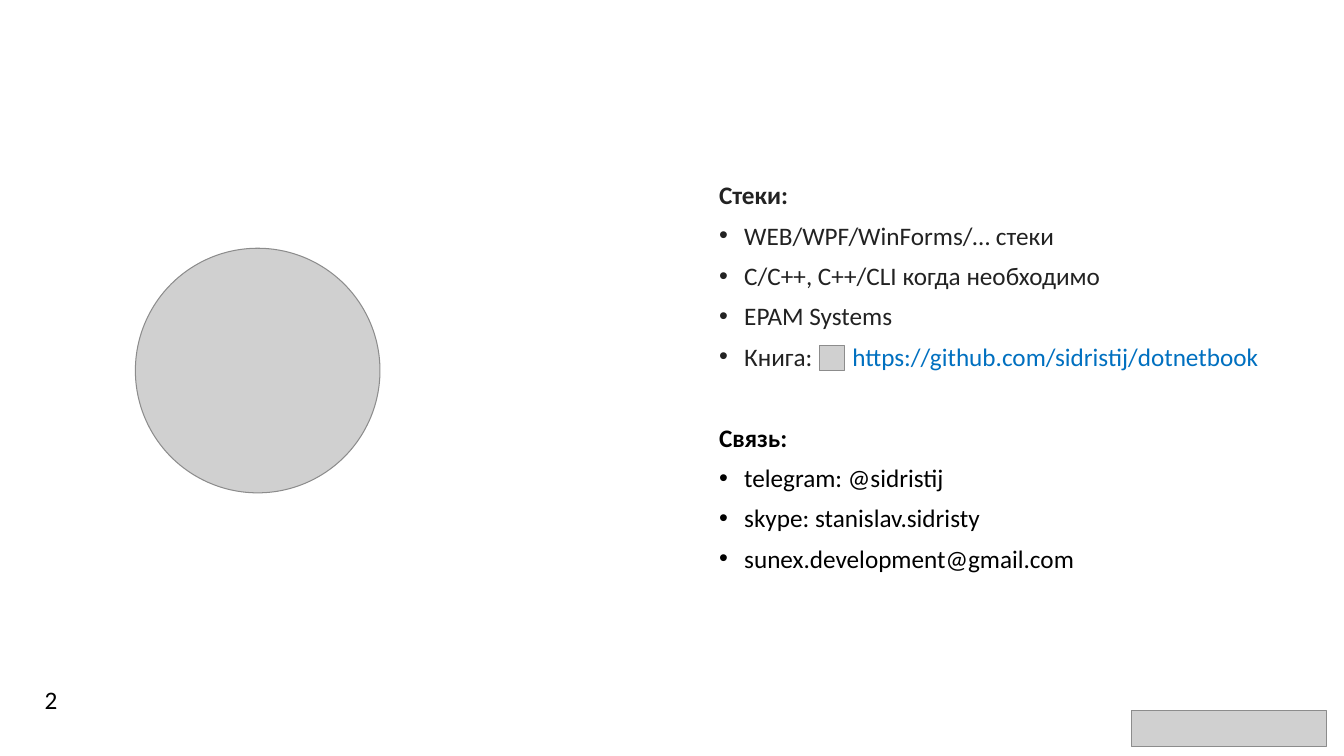
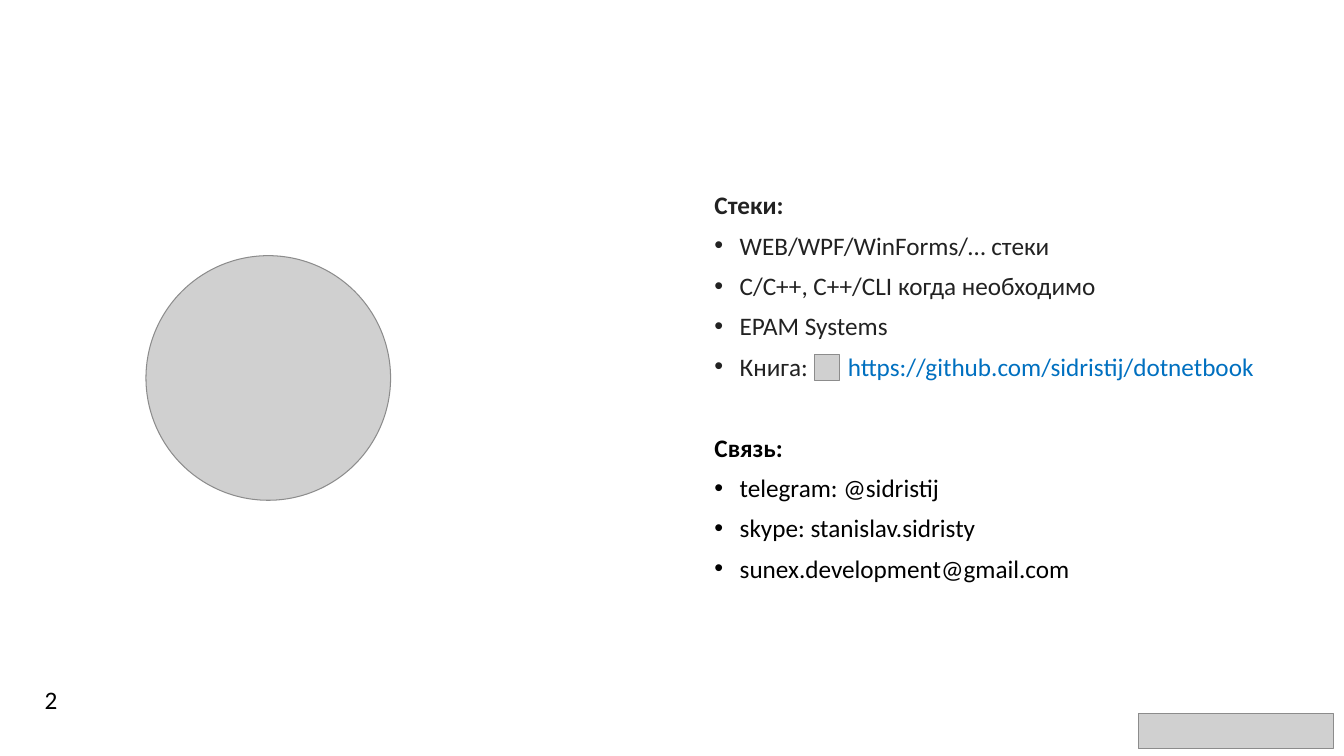
Before and after one commit to sidristij/2019, a slide deck: slide 2 of Presentations/2. GC-Memory management layers.pptx. Drawn at 1344x756 pixels with LibreOffice and Linux fonts; fonts in the diff are those of the drawing; grey boxes stand for pictures; background and template pictures are left out. Boxes give left, top, right and bottom in pixels: in the first picture for what was removed or moved away, otherwise in the second. Text is boxed around its words. In the diff, an @@ line names an element or a change of style, - is before the commit and + after.

```diff
--- a/Presentations/2. GC-Memory management layers.pptx
+++ b/Presentations/2. GC-Memory management layers.pptx
@@ text "Стеки:": place and size @@
-text "Стеки:" at bbox=[719, 187, 1258, 573]
+text "Стеки:" at bbox=[714, 197, 1254, 583]
@@ picture: place and size @@
-picture at bbox=[135, 248, 380, 493]
+picture at bbox=[146, 256, 391, 501]
@@ picture: place and size @@
-picture at bbox=[820, 346, 845, 371]
+picture at bbox=[815, 355, 840, 380]
@@ picture: place and size @@
-picture at bbox=[1131, 711, 1327, 746]
+picture at bbox=[1138, 714, 1334, 749]
```
Also in this commit, not shown: 1 slide added.
